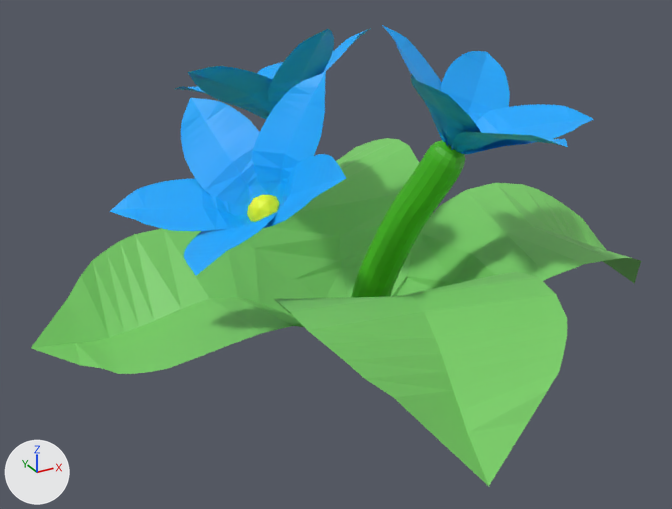
The Blender file tropical-tanks/Objects/GroundScatter/BlueFlower.blend: old version first, new version second.
Before and after are seen from a camera (50 mm lens) standing at (-0.882, -1.461, 1.039) and looking at (-0.066, 0.022, 0.298). Every picture has the same lights, and +X, +Y and +Z are marked at lower left.

In view in the first picture: 'Flowers', 'Leaf', 'Stem'.
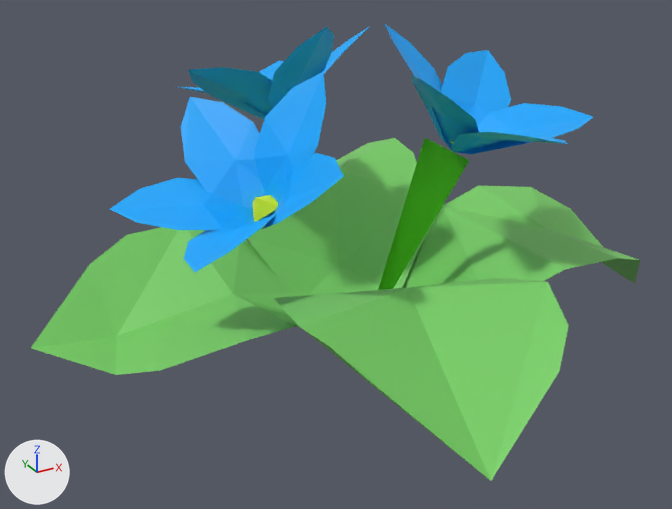
What differs and where, as boxes [x1, y1, x2, y2] in the pictures (672 x 509 px):
'Leaf', modifiers changed: before [31, 138, 641, 486]; after [31, 138, 640, 481]
'Flowers', modifiers changed: before [110, 25, 594, 275]; after [110, 24, 593, 272]
'Stem', modifiers changed: before [351, 140, 465, 298]; after [378, 138, 470, 290]

Diff of the bpy script that builds the scene:
```diff
--- a/tropical-tanks/Objects/GroundScatter/BlueFlower.blend.py
+++ b/tropical-tanks/Objects/GroundScatter/BlueFlower.blend.py
@@ ob_flowers @@
 ob_flowers.scale = (0.0655, 0.0655, 0.0655)
+_m = ob_flowers.modifiers.new('Decimate', 'DECIMATE')
+_m.ratio = 0.2
@@ ob_leaf @@
 ob_leaf.scale = (0.215, 0.215, 0.215)
+_m = ob_leaf.modifiers.new('Decimate', 'DECIMATE')
+_m.ratio = 0.3
@@ ob_stem @@
 _m = ob_stem.modifiers.new('Subdivision', 'SUBSURF')
+_m = ob_stem.modifiers.new('Decimate', 'DECIMATE')
+_m.ratio = 0.05
```
